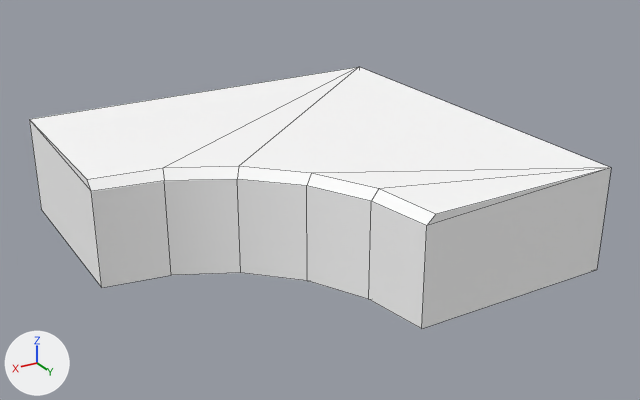
The FBX model Unity/Assets/3D/SM_PlatformCurved.fbx, before and after one commit.
Both versions are drawn from a 50 mm lens placed at (17.7, 26.7, 11.39), pointed at (5.53, 6.41, 1.25). The lights are fixed; the arrows at lower left show +X, +Y and +Z. Mesh edges are drawn as thin lines. Where no turn or scale is listed for an object, it has been applied to the vertices.

The first picture shows 'SM_PlatformCurved'.
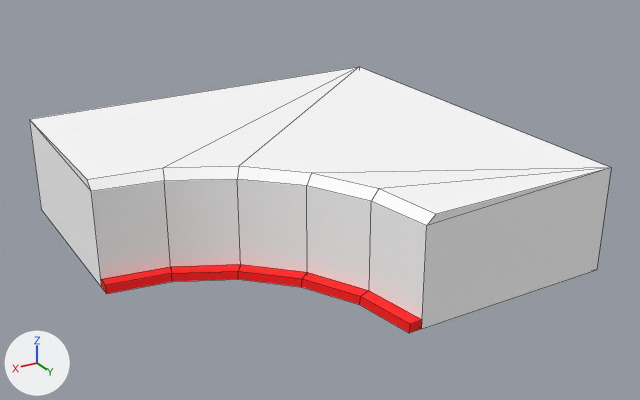
Changed parts and their boxes (x1, y1, x2, y2) in the pictures (640 x 400 px):
```json
{"object": "SM_PlatformCurvedTrim", "change": "added", "after": [101, 264, 422, 333], "on screen": "red"}
```

Scene script edits in JSON lines:
```json
{"op": "add", "block": "mat_mat_redtrim", "code": ["mat_mat_redtrim = principled_material('MAT_RedTrim')", "mat_mat_redtrim.base_color = (1.0, 0.0, 0.0)  # red #ff0000", "mat_mat_redtrim.roughness = 0.749"]}
{"op": "add", "block": "me_mesh_1", "code": ["me_mesh_1 = bpy.data.meshes.new('Mesh')", "me_mesh_1.from_pydata(...)  # 24 vertices, 22 faces; spans x 6.0..12.0, y 6.0..12.0, z 0.0..0.26", "me_mesh_1.materials.append(mat_mat_redtrim)  # red #ff0000"]}
{"op": "add", "block": "ob_sm_platformcurvedtrim", "code": ["ob_sm_platformcurvedtrim = bpy.data.objects.new('SM_PlatformCurvedTrim', me_mesh_1)", "ob_sm_platformcurvedtrim.location = (0.0, 0.0, 0.0)"]}
```
